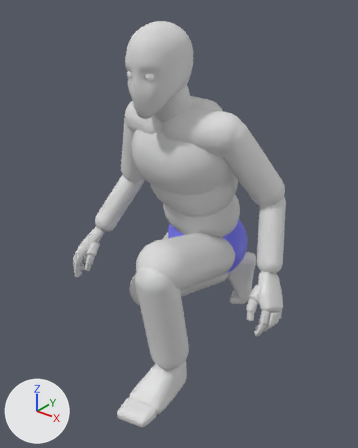
The FBX model ContentSources/Blender/ExportedFbx/SkeletalMesh/Als/Anim/A_Als_Feminine_Poses.fbx as it was, and as the next commit left it.
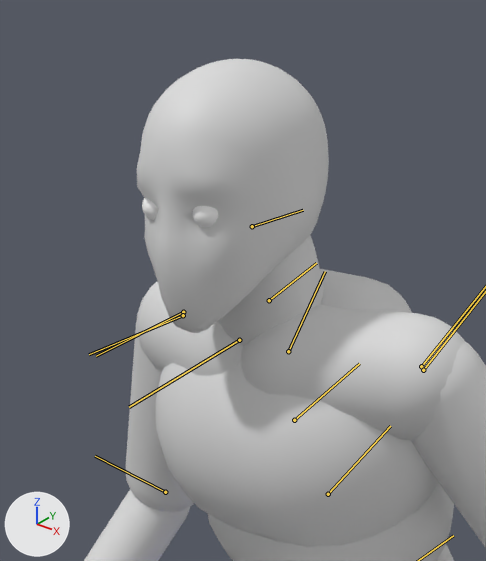
Old and new are each drawn whole from a 50 mm lens placed at (1.046, -1.301, 1.352), pointed at (0.018, -0.015, 0.555) and again close up on the part from 21% to 70% of the width and 0% to 45% of the height. Arrows for +X, +Y and +Z are at lower left; the lights stay in place. Both versions are drawn at frame 5 of the action 'Scene'; the numbers are the values there. The bones that bend it are drawn over the model as lines in the close-ups.

In view in the first close-up: 'SKM_Als'.
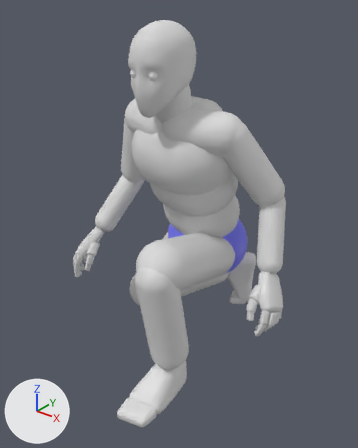
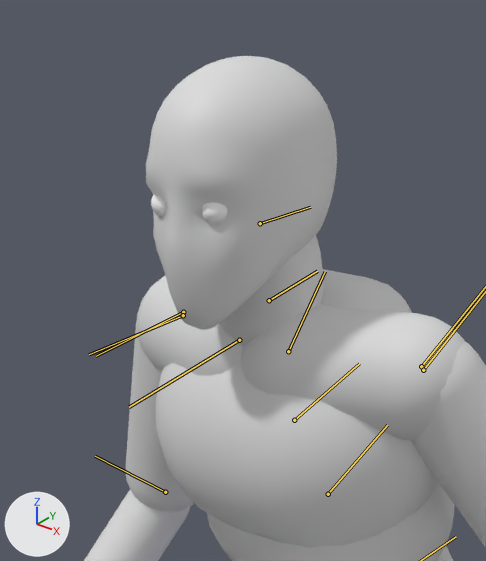
Where the change shows, as pixel boxes [x1, y1, x2, y2] in the close-ups (486 x 561 px):
'SKM_Als', posed
    before: [84, 59, 486, 561]
    after: [84, 56, 486, 561]
bone 'spine_02', root to tip
    before: (328, 494) to (390, 426)
    after: (328, 494) to (387, 425)
bone 'neck_01', root to tip
    before: (269, 300) to (316, 263)
    after: (269, 300) to (317, 271)
bone 'head', root to tip
    before: (252, 226) to (303, 210)
    after: (260, 223) to (310, 207)

The change in detail:
Bone 'spine_01' (bone_spine_01) turns from (5, 5, -17) to (4, 5, -17) degrees about its own x, y and z.
Bone 'spine_02' (bone_spine_02) turns from (6, 3, -16) to (10, 3, -16) degrees about its own x, y and z.
Bone 'spine_03' (bone_spine_03) turns from (7, 1, 13) to (4, 1, 12) degrees about its own x, y and z.
Bone 'neck_01' (bone_neck_01) turns from (0, -1, 19) to (0, 1, 26) degrees about its own x, y and z.
Bone 'head' (bone_head) turns from (1, 0, 2) to (0, -2, -5) degrees about its own x, y and z.
